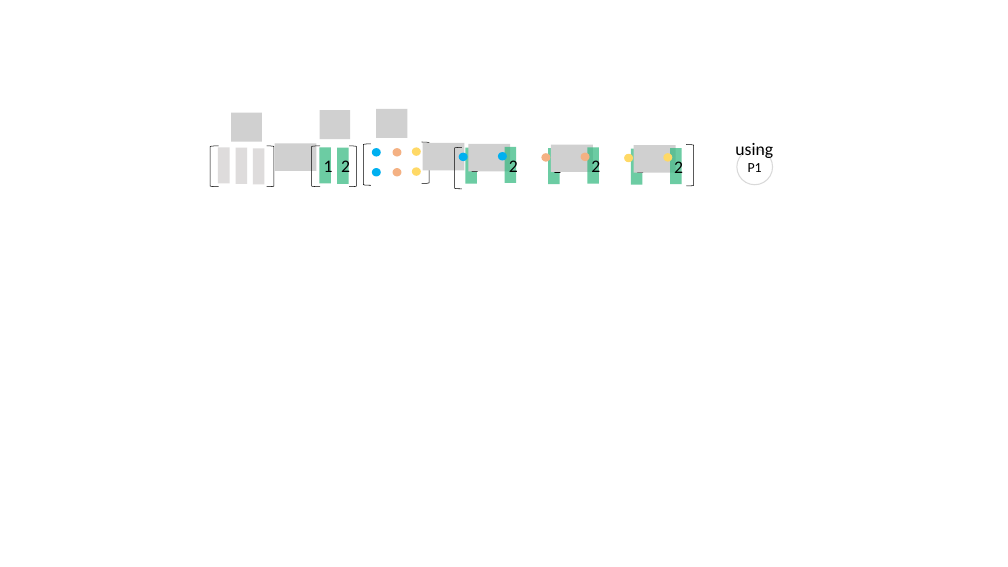
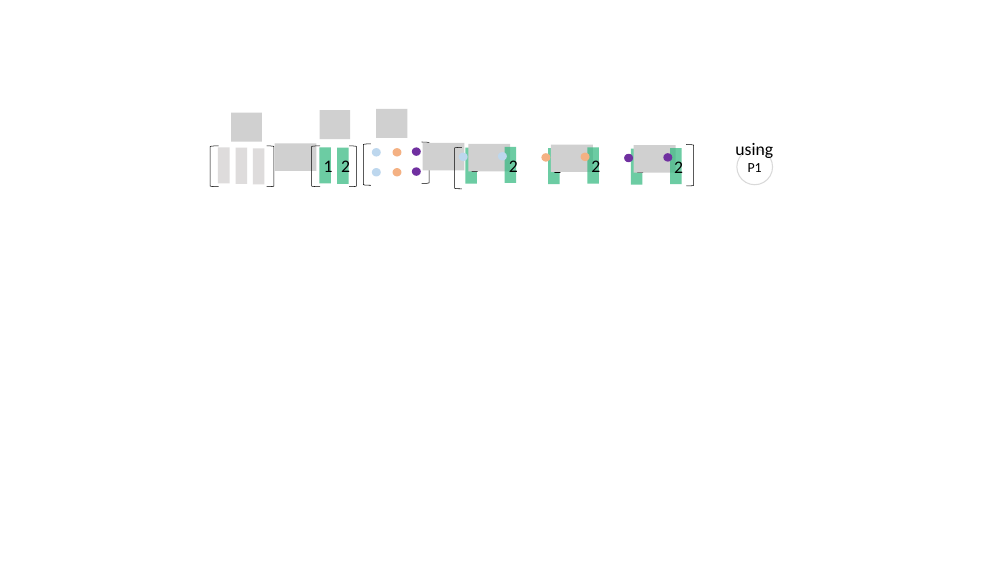
Before and after one commit to kenjihiranabe/The-Art-of-Linear-Algebra, a slide deck: slide 36 of Illustrations.pptx. Drawn at 1008x567 pixels with LibreOffice and Linux fonts; fonts in the diff are those of the drawing; grey boxes stand for pictures. Boxes give left, top, right and bottom in pixels: in the first picture for what was removed or moved away, otherwise in the second. Text is boxed around its words. In the diff, an @@ line names an element or a change of style, - is before the commit and + after.

```diff
--- a/Illustrations.pptx
+++ b/Illustrations.pptx
@@ fill #00B0F0 to #BDD7EE in 4 elements at [372, 148, 381, 157], [372, 168, 381, 176], [459, 153, 468, 161], [498, 152, 507, 160] @@
@@ fill #FFD966 to #7030A0 in 4 elements at [412, 147, 421, 156], [412, 167, 421, 175], [625, 154, 634, 162], [663, 154, 672, 162] @@
```
Also in this commit, not shown: 10 other slides changed, 54 other files.
